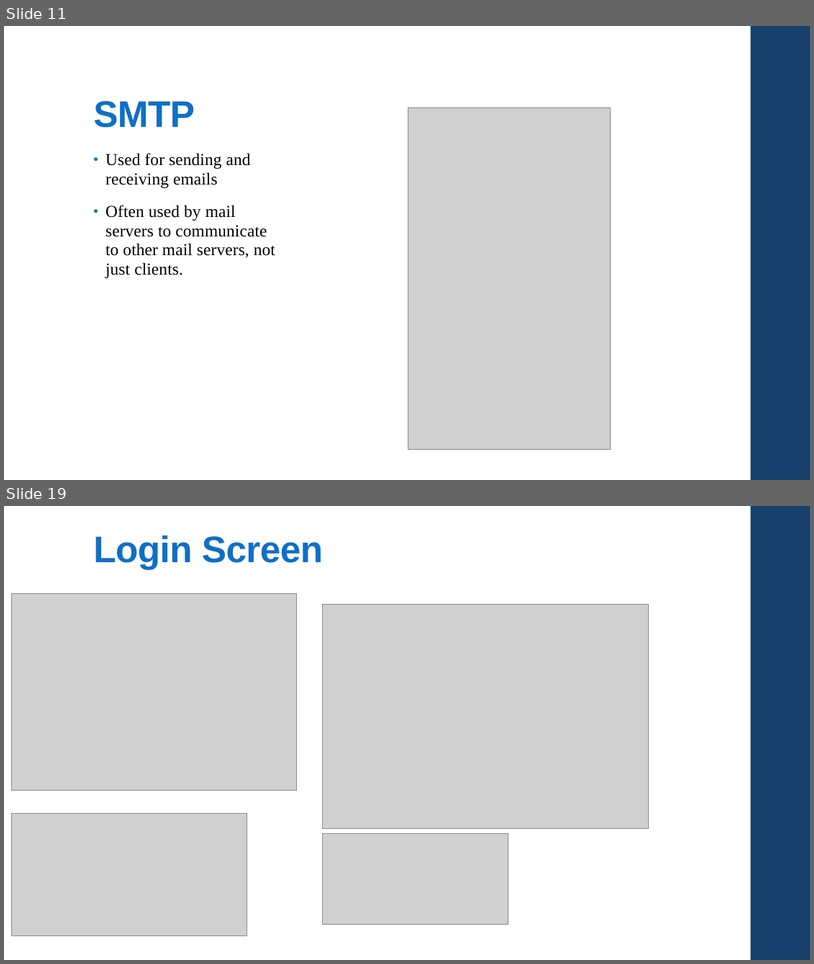
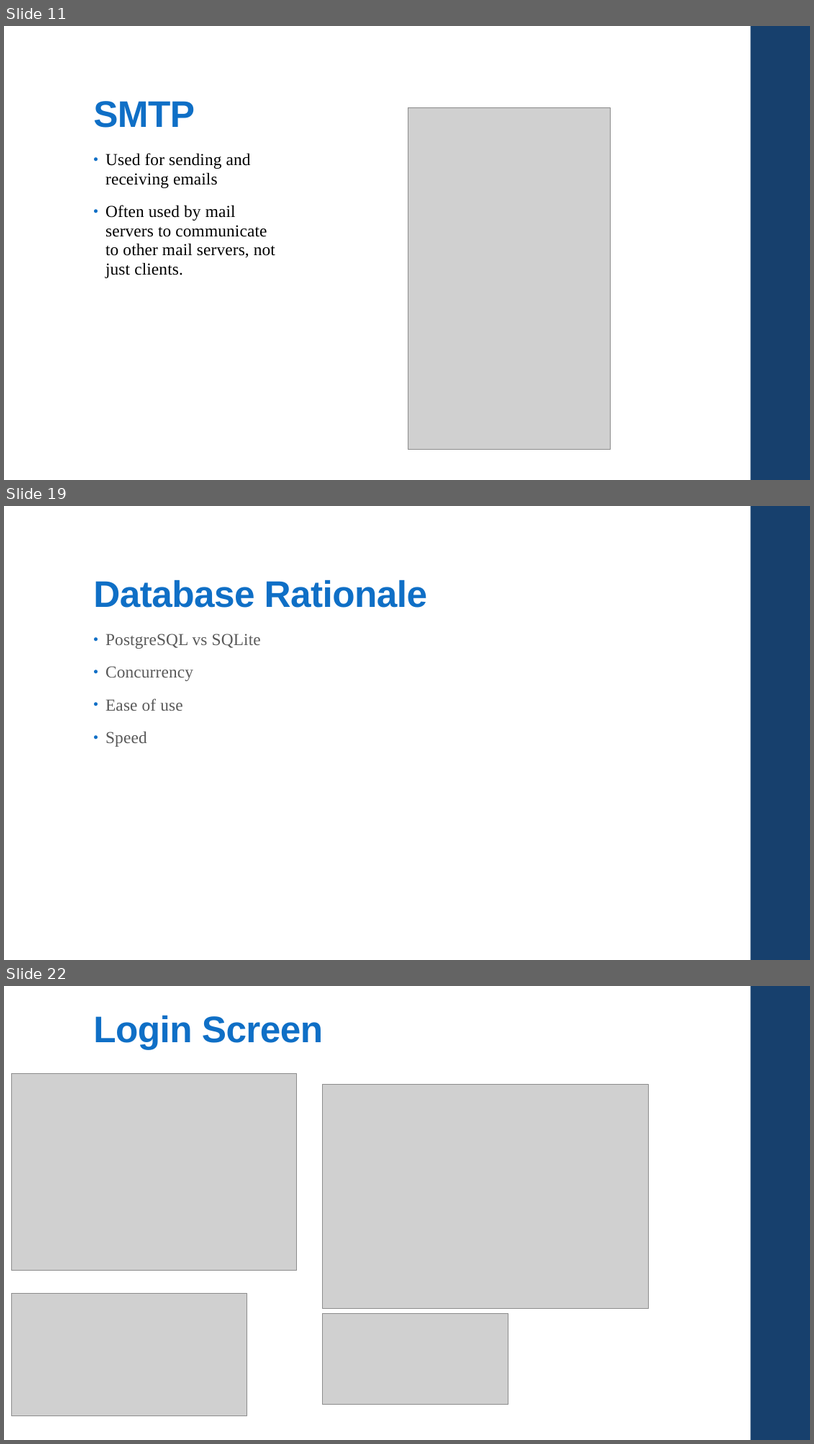
Before and after one commit to csc4350adept/csc4350, a slide deck: Documentation/Pres.pptx. Shown one above the other, each under a label of ours: slides 11 and 19 before the commit, slides 11, 19 and 22 after it; the slides between them are not shown. The pictures are 814x964 and 814x1444 pixels, drawn with LibreOffice and Linux fonts; fonts in the diff are those of the drawing; grey boxes stand for pictures. Boxes give left, top, right and bottom in pixels: in the first picture for what was removed or moved away, otherwise in the second. Text is boxed around its words. In the diff, an @@ line names an element or a change of style, - is before the commit and + after.

```diff
--- a/Documentation/Pres.pptx
+++ b/Documentation/Pres.pptx
@@ slide 19 added at [4, 506, 810, 960], background #FFFFFF; not listed: 1 template element that a slide beside it also shows @@
@@ title added at [93, 579, 427, 608], 44 pt, text #0F6FC6, bold @@
+Database Rationale
@@ text added at [106, 633, 261, 746], 20 pt, text #595959 @@
+• PostgreSQL vs SQLite
+• Concurrency
+• Ease of use
+• Speed
@@ what was slide 19 is now slide 22 @@
```
Also in this commit, not shown: 9 other slides added, 5 slides removed.
